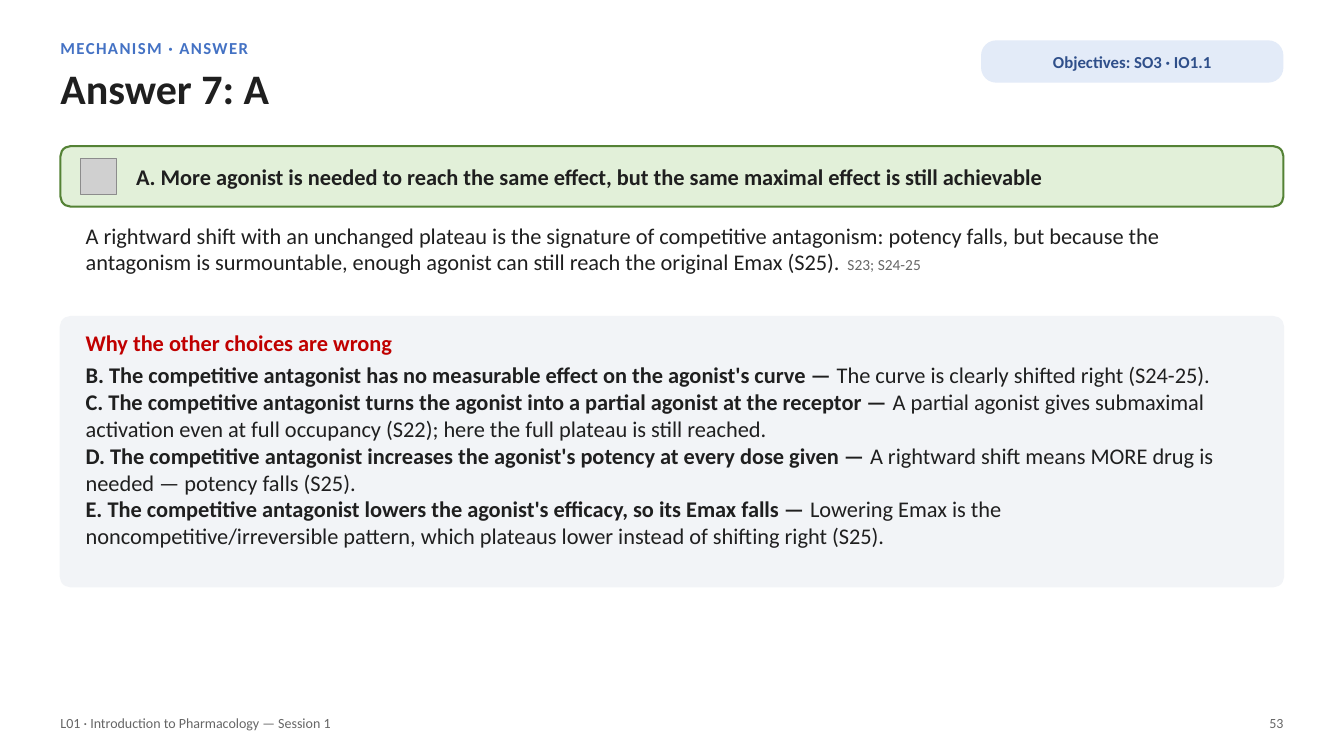
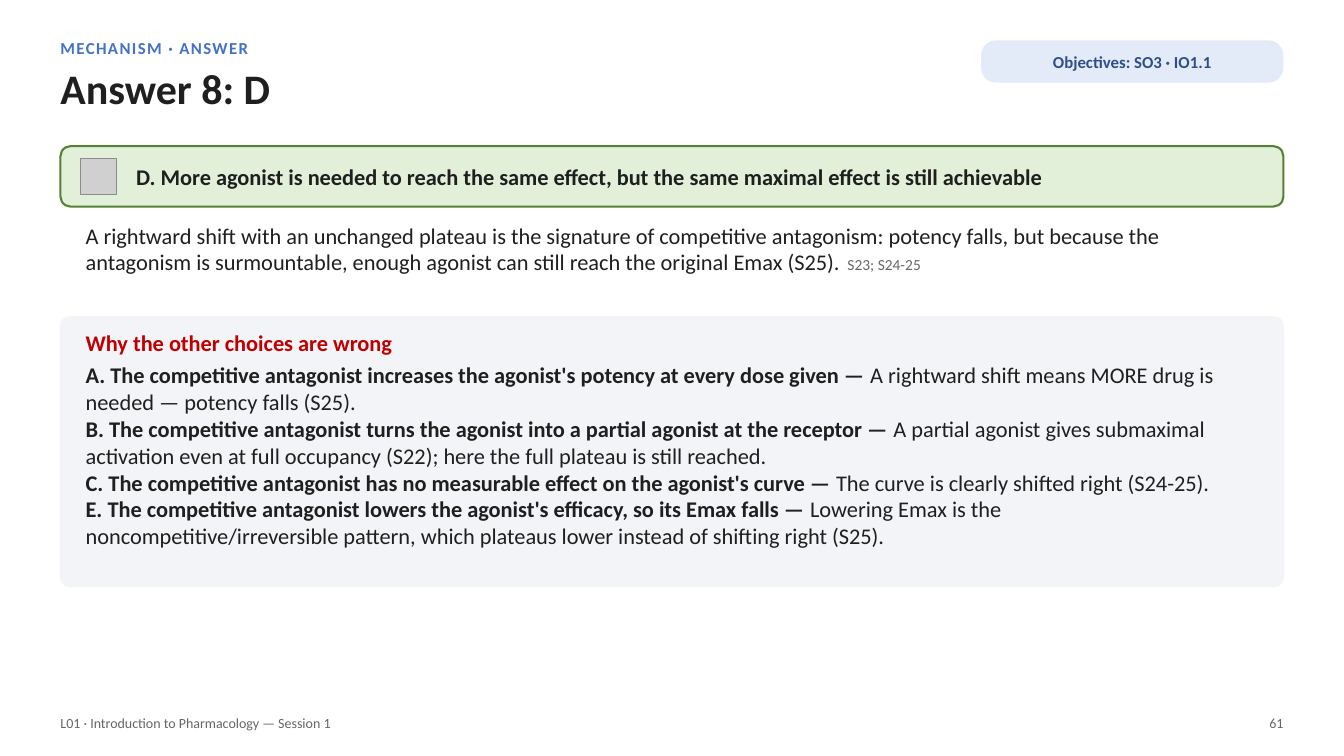
Before and after one commit to bishwokrit/DPAS-Pharm, a slide deck: slide 61 of docs/L01/L01_Unit_1_Introduction_to_Pharmacology_Session_1_study_deck.pptx (slide 53 before the commit). Drawn at 1344x756 pixels with LibreOffice and Linux fonts; fonts in the diff are those of the drawing; grey boxes stand for pictures. Boxes give left, top, right and bottom in pixels: in the first picture for what was removed or moved away, otherwise in the second. Text is boxed around its words. In the diff, an @@ line names an element or a change of style, - is before the commit and + after.

```diff
--- a/docs/L01/L01_Unit_1_Introduction_to_Pharmacology_Session_1_study_deck.pptx
+++ b/docs/L01/L01_Unit_1_Introduction_to_Pharmacology_Session_1_study_deck.pptx
@@ text at box(60, 75, 270, 105): text changed @@
-Answer 7: A
+Answer 8: D
@@ text at box(136, 169, 1042, 189): text changed @@
-A. More agonist is needed to reach the same effect, but the same maximal effect is still achievable
+D. More agonist is needed to reach the same effect, but the same maximal effect is still achievable
@@ text at box(86, 367, 1213, 495): text changed @@
-B. The competitive antagonist has no measurable effect on the agonist's curve — The curve is clearly shifted right (S24-25).
-C. The competitive antagonist turns the agonist into a partial agonist at the receptor — A partial agonist gives submaximal activation even at full occupancy (S22); here the full plateau is still reached.
-D. The competitive antagonist increases the agonist's potency at every dose given — A rightward shift means MORE drug is needed — potency falls (S25).
+A. The competitive antagonist increases the agonist's potency at every dose given — A rightward shift means MORE drug is needed — potency falls (S25).
+B. The competitive antagonist turns the agonist into a partial agonist at the receptor — A partial agonist gives submaximal activation even at full occupancy (S22); here the full plateau is still reached.
+C. The competitive antagonist has no measurable effect on the agonist's curve — The curve is clearly shifted right (S24-25).
@@ text at box(1269, 718, 1283, 728): text changed @@
-53
+61
```
Also in this commit, not shown: 88 other slides changed, 11 slides added, 48 other files.
